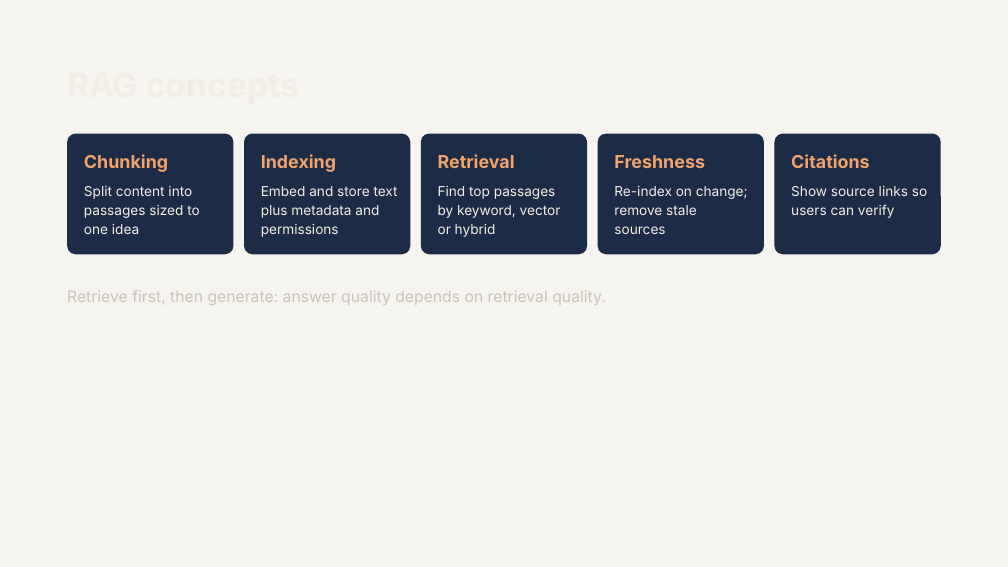
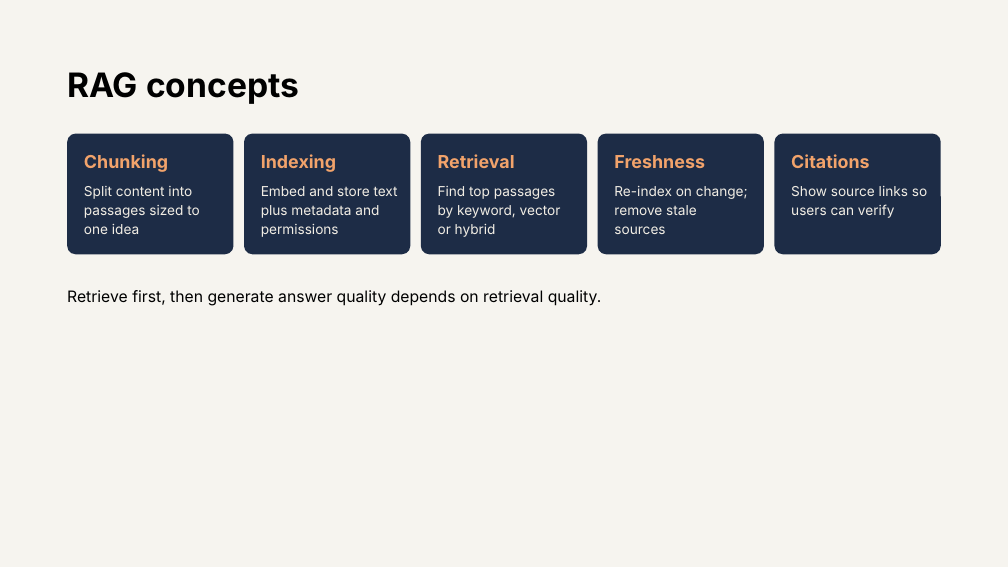
Before and after one commit to JPOWER4/Enterprise-Apps-Agents, a slide deck: slide 11 of Modeule 7 - Generative AI, Knowledge & RAG.pptx. Drawn at 1008x567 pixels with LibreOffice and Linux fonts; fonts in the diff are those of the drawing. Boxes give left, top, right and bottom in pixels: in the first picture for what was removed or moved away, otherwise in the second. Text is boxed around its words. In the diff, an @@ line names an element or a change of style, - is before the commit and + after.

```diff
--- a/Modeule 7 - Generative AI, Knowledge & RAG.pptx
+++ b/Modeule 7 - Generative AI, Knowledge & RAG.pptx
@@ title added at [67, 72, 299, 104], 32 pt, text #000000, bold @@
+RAG concepts
@@ text at [67, 290, 602, 306]: text changed; text colour #C9C4B8 to #000000 @@
-Retrieve first, then generate: answer quality depends on retrieval quality.
+Retrieve first, then generate answer quality depends on retrieval quality.
```
Also in this commit, not shown: 3 other files.
